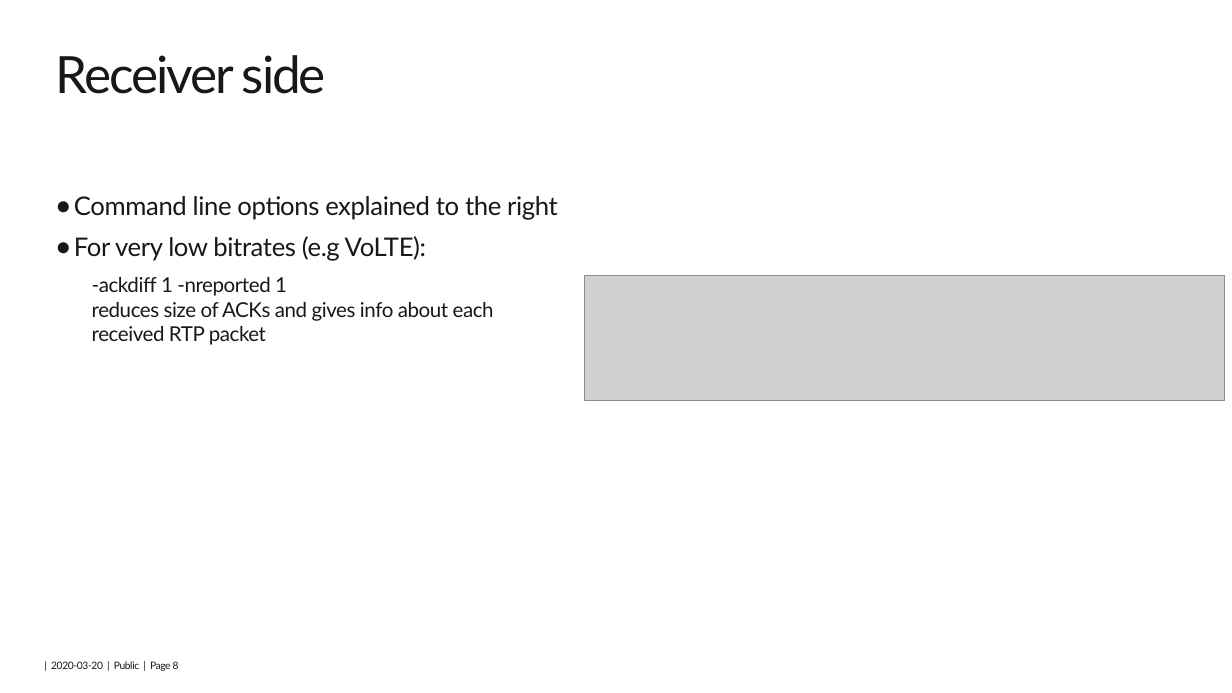
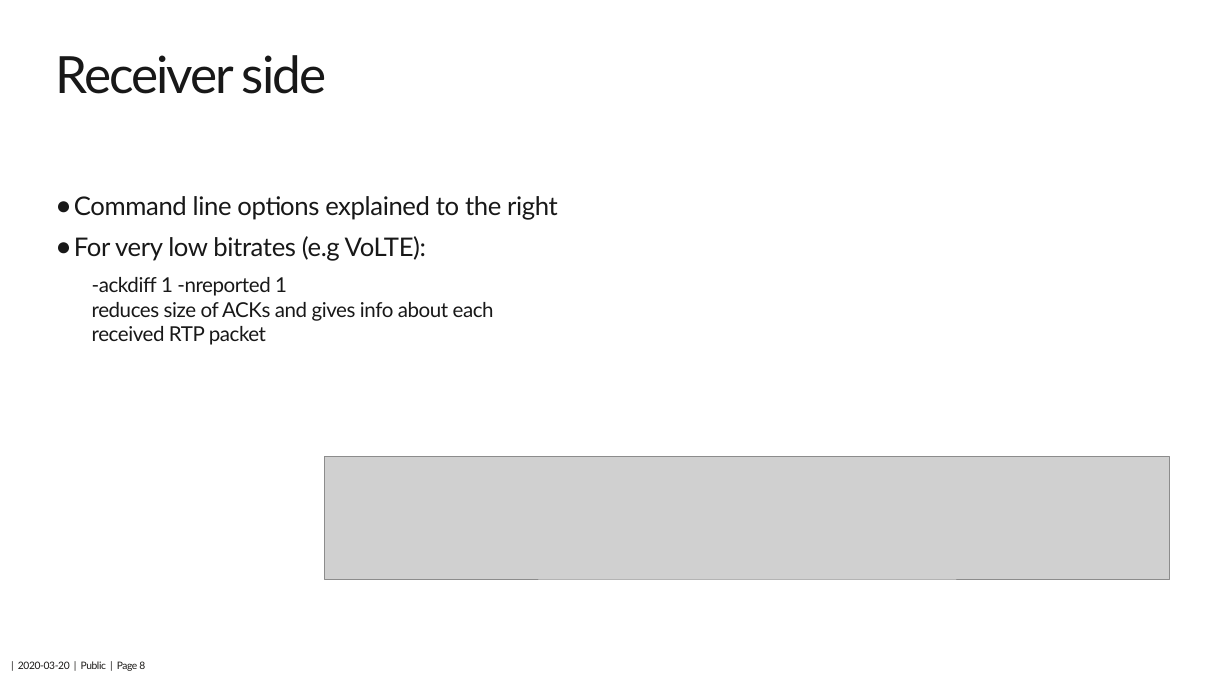
Before and after one commit to 5G-VCA-CC/scream, a slide deck: slide 8 of SCReAM-BW-test-tool.pptx. Drawn at 1232x693 pixels with LibreOffice and Linux fonts; fonts in the diff are those of the drawing; grey boxes stand for pictures; background and template pictures are left out. Boxes give left, top, right and bottom in pixels: in the first picture for what was removed or moved away, otherwise in the second. Text is boxed around its words. In the diff, an @@ line names an element or a change of style, - is before the commit and + after.

```diff
--- a/SCReAM-BW-test-tool.pptx
+++ b/SCReAM-BW-test-tool.pptx
@@ text "Command line options explained to ..." at (x1=74, y1=196, x2=558, y2=345): list level 2 to 1 in "-ackdiff 1 -nreported 1 reduces ..." @@
@@ picture removed at (x1=585, y1=275, x2=1226, y2=401) @@
@@ picture added at (x1=325, y1=457, x2=1171, y2=579) @@
@@ text moved from (x1=51, y1=661, x2=179, y2=671) to (x1=18, y1=661, x2=145, y2=671) @@
```
Also in this commit, not shown: 12 other slides changed, 26 other files.
